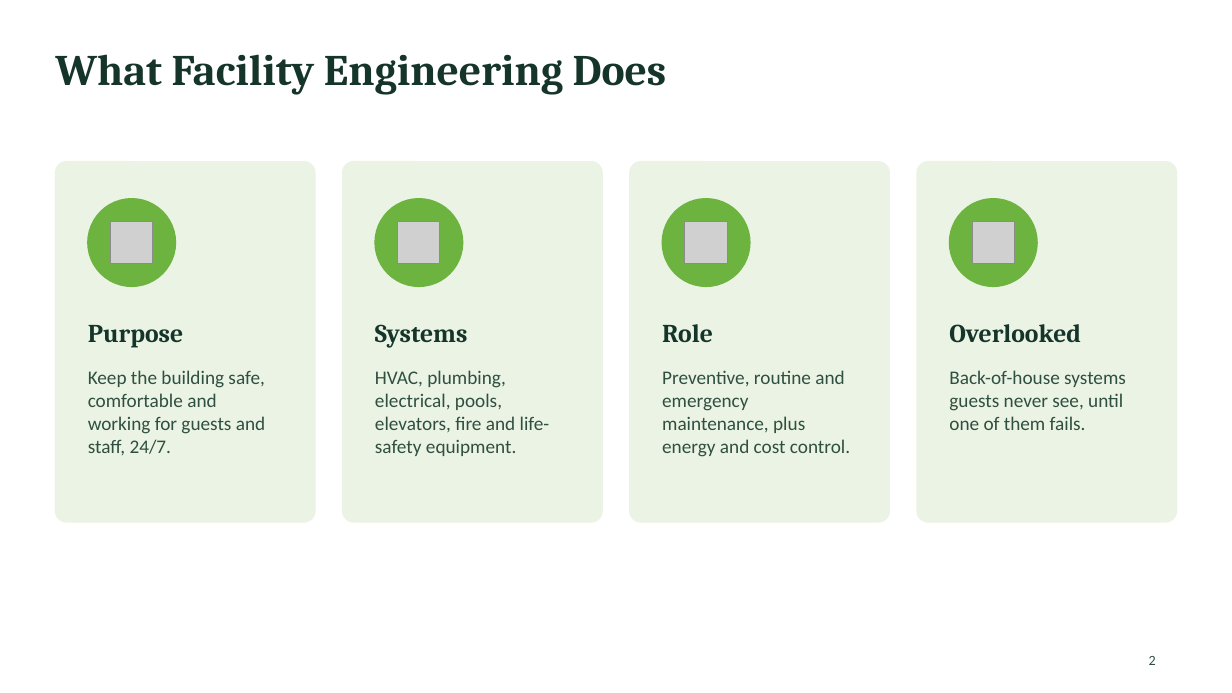
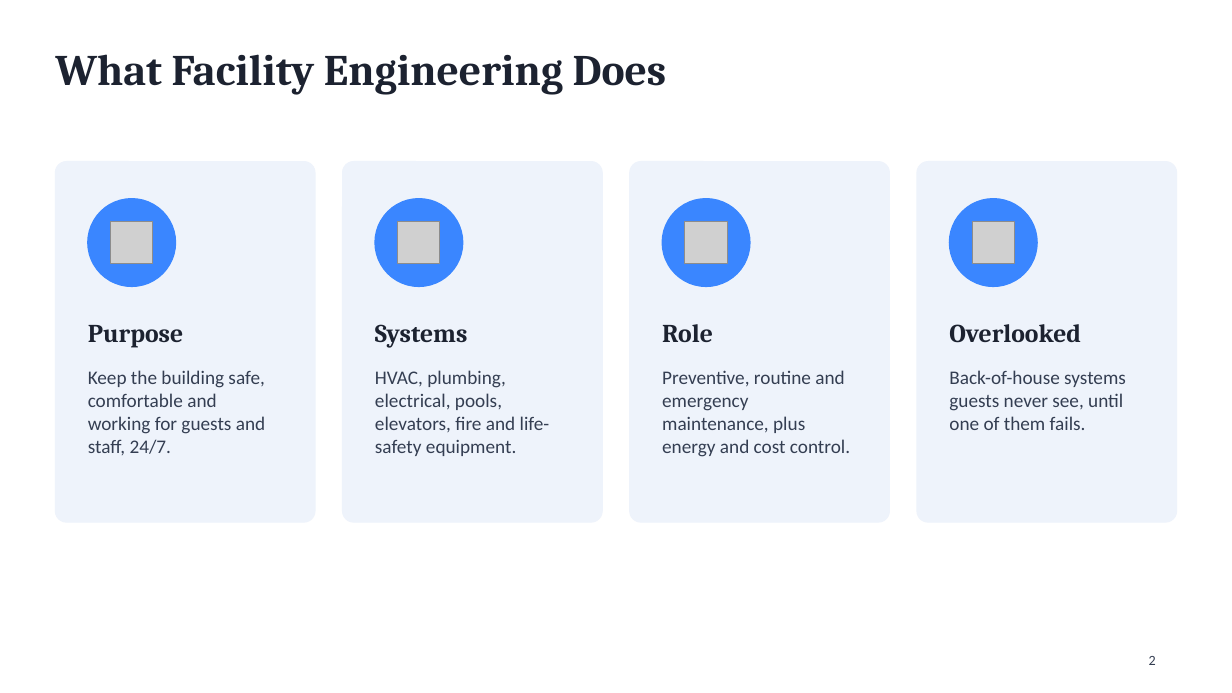
Before and after one commit to Hsattar123/hsattar, a slide deck: slide 2 of Facility Engineering - Version B (Hilton Clean Energy Hotel).pptx. Drawn at 1232x693 pixels with LibreOffice and Linux fonts; fonts in the diff are those of the drawing; grey boxes stand for pictures. Boxes give left, top, right and bottom in pixels: in the first picture for what was removed or moved away, otherwise in the second. Text is boxed around its words. In the diff, an @@ line names an element or a change of style, - is before the commit and + after.

```diff
--- a/Facility Engineering - Version B (Hilton Clean Energy Hotel).pptx
+++ b/Facility Engineering - Version B (Hilton Clean Energy Hotel).pptx
@@ fill #EAF3E4 to #EEF3FB; outline #EAF3E4 1 pt to #EEF3FB 1 pt in 4 elements at [55, 162, 315, 522], [343, 162, 603, 522], [630, 162, 890, 522], [917, 162, 1177, 522] @@
@@ fill #6DB33F to #3A86FF; outline #6DB33F 1 pt to #3A86FF 1 pt in 4 elements at [88, 199, 176, 287], [375, 199, 463, 287], [663, 199, 750, 287], [949, 199, 1037, 287] @@
@@ text colour #16352A to #1C2230 in 5 elements at [55, 54, 667, 95], [88, 325, 183, 348], [375, 324, 468, 348], [662, 324, 713, 342], [949, 324, 1081, 343] @@
@@ text colour #2F4F40 to #343E52 in 5 elements at [88, 370, 265, 455], [375, 370, 550, 456], [662, 370, 850, 457], [949, 370, 1126, 430], [1149, 656, 1156, 665] @@
```
Also in this commit, not shown: 5 other slides changed, 3 other files.
